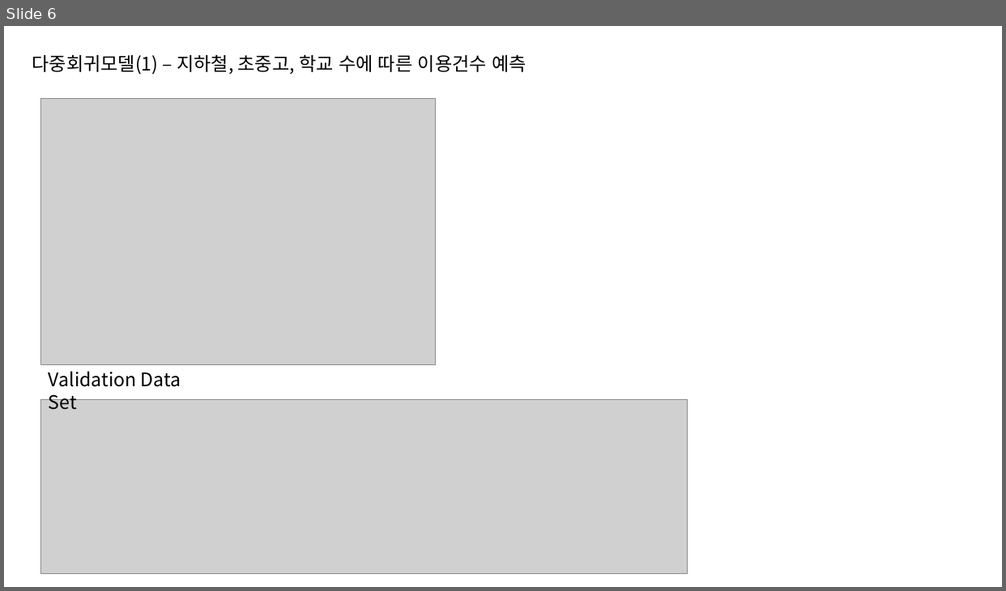
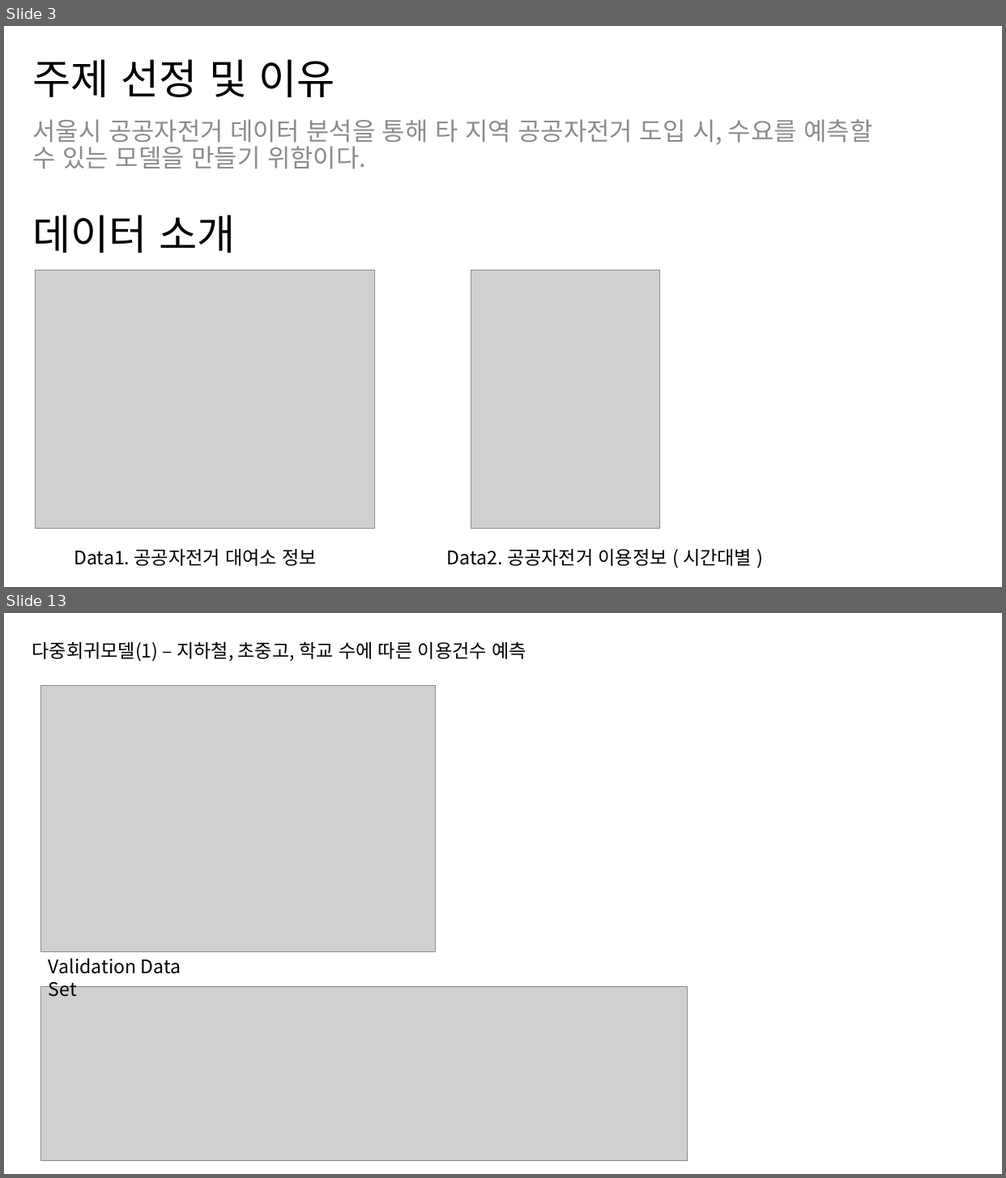
Before and after one commit to nyeoni/R-bike-analysis, a slide deck: FinalProject.pptx. Shown one above the other, each under a label of ours: slide 6 before the commit, slides 3 and 13 after it; the slides between them are not shown. The pictures are 1006x591 and 1006x1178 pixels, drawn with LibreOffice and Linux fonts; fonts in the diff are those of the drawing; grey boxes stand for pictures. Boxes give left, top, right and bottom in pixels: in the first picture for what was removed or moved away, otherwise in the second. Text is boxed around its words. In the diff, an @@ line names an element or a change of style, - is before the commit and + after.

```diff
--- a/FinalProject.pptx
+++ b/FinalProject.pptx
@@ slide 3 added at <box>4,26,1002,587</box>, background #FFFFFF @@
@@ title added at <box>33,59,335,97</box>, 40 pt, text #000000 @@
+주제 선정 및 이유
@@ text added at <box>33,119,872,169</box>, 24 pt, text #8C8C8C @@
+서울시 공공자전거 데이터 분석을 통해 타 지역 공공자전거 도입 시, 수요를 예측할 수 있는 모델을 만들기 위함이다.
@@ text added at <box>33,215,235,253</box>, 40 pt, text #000000 @@
+데이터 소개
@@ picture added at <box>36,270,374,528</box> @@
@@ picture added at <box>471,270,660,528</box> @@
@@ text added at <box>74,549,317,566</box>, 18 pt, text #000000 @@
+Data1. 공공자전거 대여소 정보
@@ text added at <box>447,549,752,566</box>, 18 pt, text #000000 @@
+Data2. 공공자전거 이용정보 ( 시간대별 )
@@ what was slide 6 is now slide 13 @@
```
Also in this commit, not shown: 1 slide changed, 10 other slides added, 6 slides removed, 1 other file.
